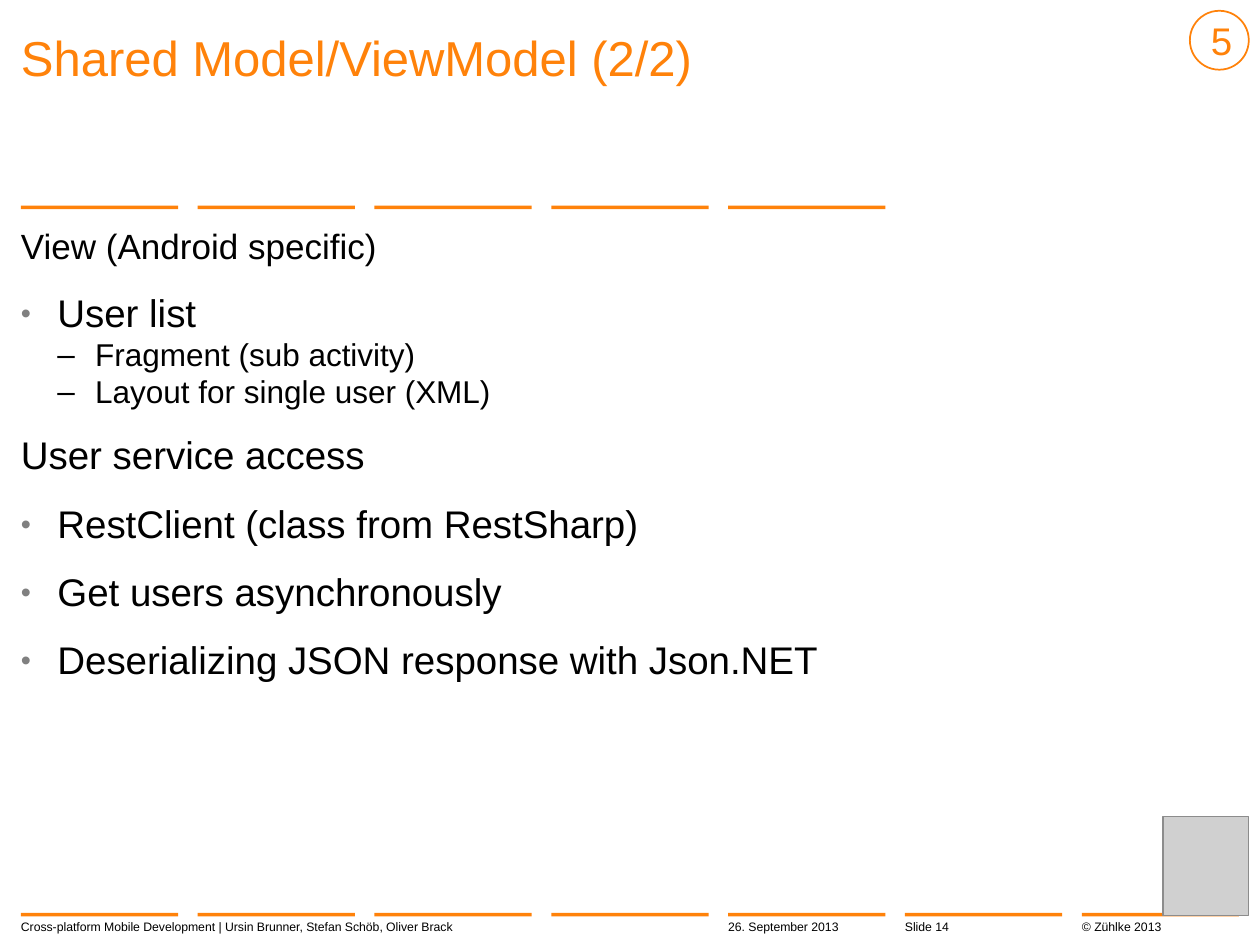
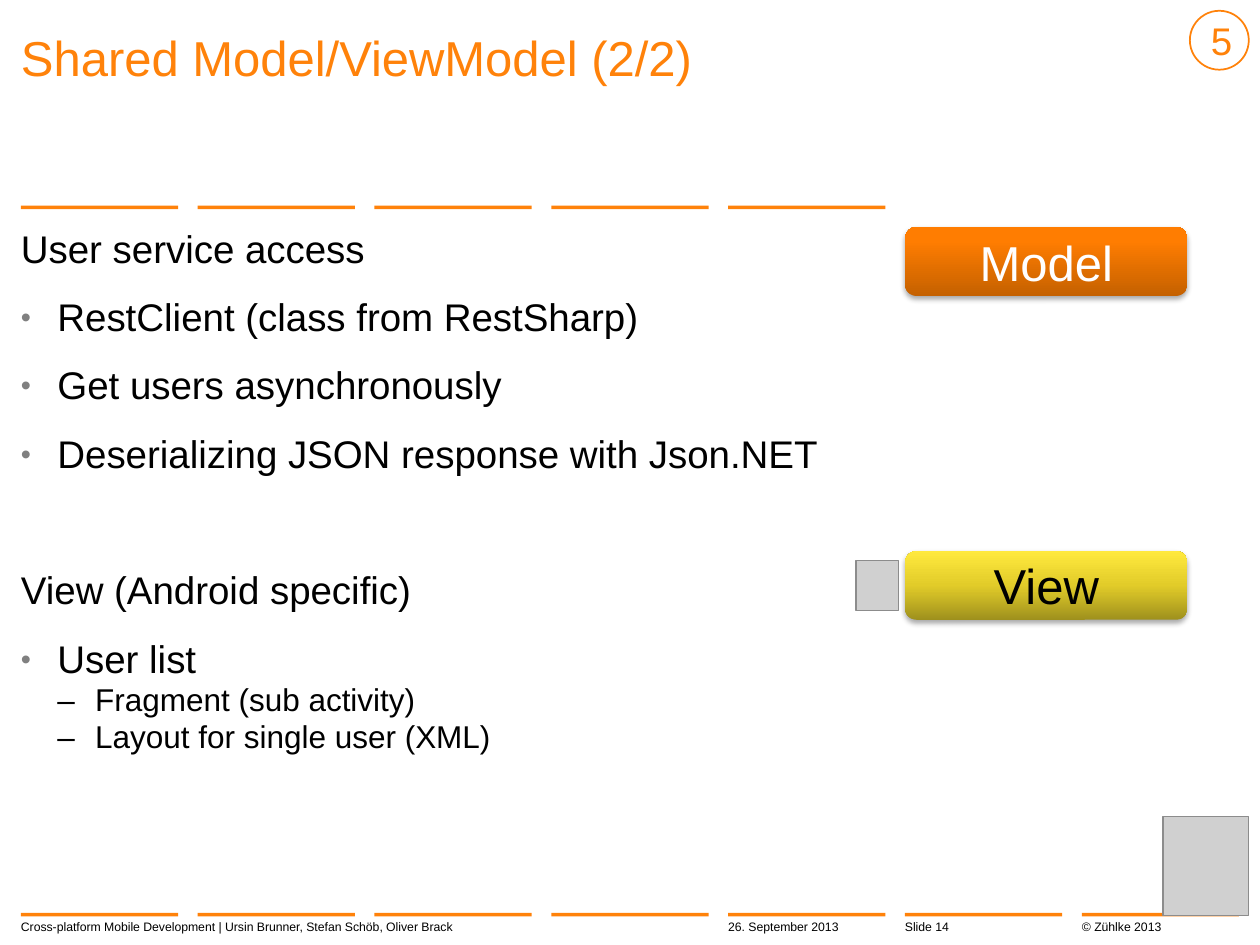
Before and after one commit to brunnurs/zxm, a slide deck: slide 14 of docs/13-09-26 Cross-platform mobile development with C#.pptx. Drawn at 1260x945 pixels with LibreOffice and Linux fonts; fonts in the diff are those of the drawing; grey boxes stand for pictures; background and template pictures are left out. Boxes give left, top, right and bottom in pixels: in the first picture for what was removed or moved away, otherwise in the second. Text is boxed around its words. In the diff, an @@ line names an element or a change of style, - is before the commit and + after.

Commit message:
Slides updated

```diff
--- a/docs/13-09-26 Cross-platform mobile development with C#.pptx
+++ b/docs/13-09-26 Cross-platform mobile development with C#.pptx
@@ text at (x1=21, y1=235, x2=818, y2=475): paragraphs added @@
+User service access
+  • RestClient (class from RestSharp)
+  • Get users asynchronously
+  • Deserializing JSON response with Json.NET
@@ rounded rectangle added at (x1=905, y1=227, x2=1187, y2=296), fill gradient #C66100 to #FF7E02 to #FF7E03, 28 pt, text #FFFFFF @@
+Model
@@ text at (x1=21, y1=441, x2=818, y2=682): paragraphs removed @@
-User service access
-  • RestClient (class from RestSharp)
-  • Get users asynchronously
-  • Deserializing JSON response with Json.NET
@@ picture added at (x1=856, y1=561, x2=898, y2=610) @@
@@ rounded rectangle added at (x1=905, y1=551, x2=1187, y2=620), fill gradient #9F901D to #E2CD2A to #FFE93F, 28 pt, text #000000 @@
+View
@@ text at (x1=21, y1=576, x2=411, y2=612): size 20 to 22 pt in "View (Android specific)" @@
```
Also in this commit, not shown: 4 other slides changed.
